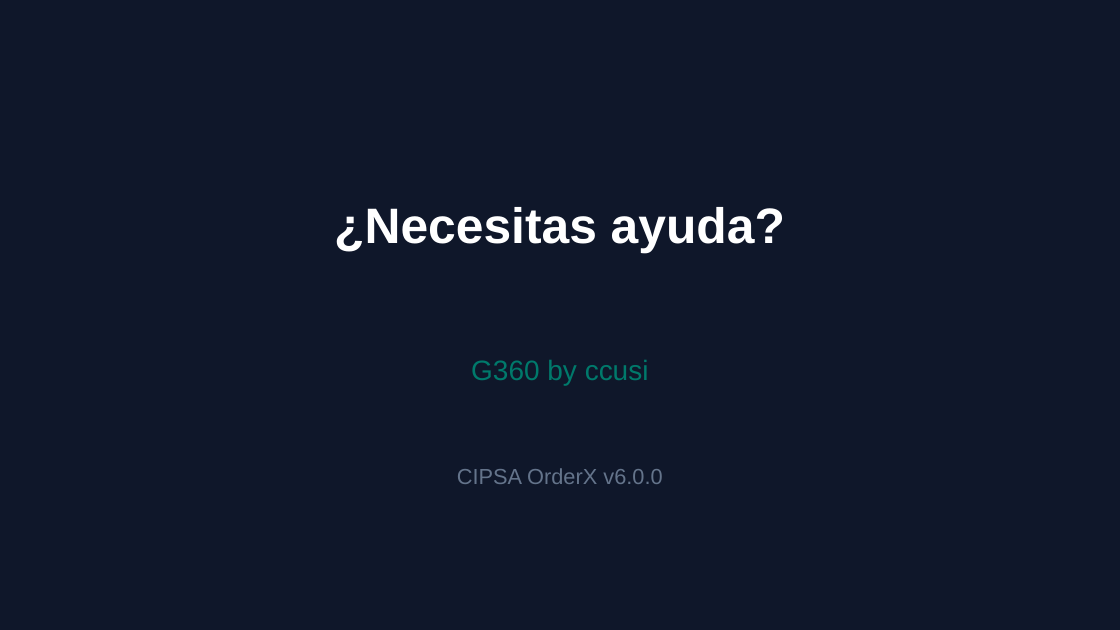
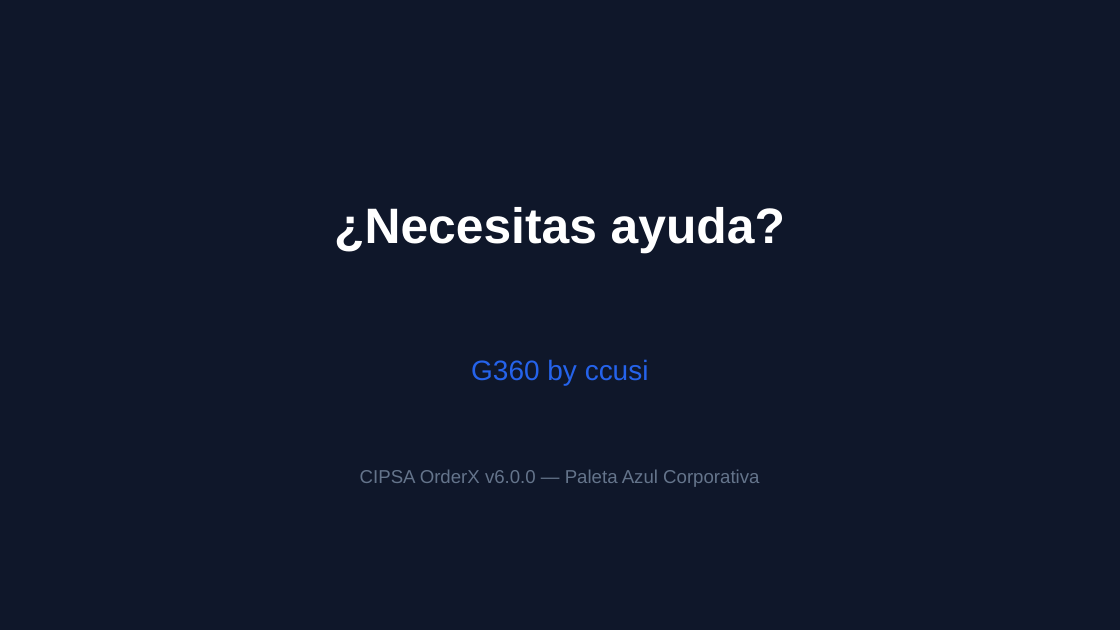
Before and after one commit to carloscus/g360-order-xlsx, a slide deck: slide 9 of docs/CIPSA_OrderX_Guia_Uso.pptx (slide 7 before the commit). Drawn at 1120x630 pixels with LibreOffice and Linux fonts; fonts in the diff are those of the drawing. Boxes give left, top, right and bottom in pixels: in the first picture for what was removed or moved away, otherwise in the second. Text is boxed around its words. In the diff, an @@ line names an element or a change of style, - is before the commit and + after.

Commit message:
docs: Actualizar README, PPTX y MANUAL_USUARIO.md v6.0.0
README:
- Paleta azul corporativo (#2563eb)
- Tablas mejoradas (13 columnas, sort, filtro, cajas)
- Scripts de mantenimiento de catalogo
- Estructura actualizada

PPTX:
- Paleta azul corporativa
- Nuevos slides: Tabla mejorada, Paleta corporativa
- v6.0.0

MANUAL_USUARIO:
- Seccion 7.3: 13 columnas con Cajas, sort, filtro
- Nota: boton HTML unificado en sidebar

Limpieza:
- Eliminar scripts de diagnostico (analyze-html, calc-pedido, regen-report, verify-changes)
- Eliminar hook muerto useVendedor.js
- Eliminar archivos de prueba muertos (test_*.docx, skus-pedido.json)
- .gitignore: excluir archivos temporales

```diff
--- a/docs/CIPSA_OrderX_Guia_Uso.pptx
+++ b/docs/CIPSA_OrderX_Guia_Uso.pptx
@@ text "G360 by ccusi" at (471,359,649,385): text colour #00796B to #2563EB @@
@@ text at (360,469,759,487): text changed; size 14 to 12 pt @@
-CIPSA OrderX v6.0.0
+CIPSA OrderX v6.0.0 — Paleta Azul Corporativa
```
Also in this commit, not shown: 6 other slides changed, 3 slides added, 12 other files.
